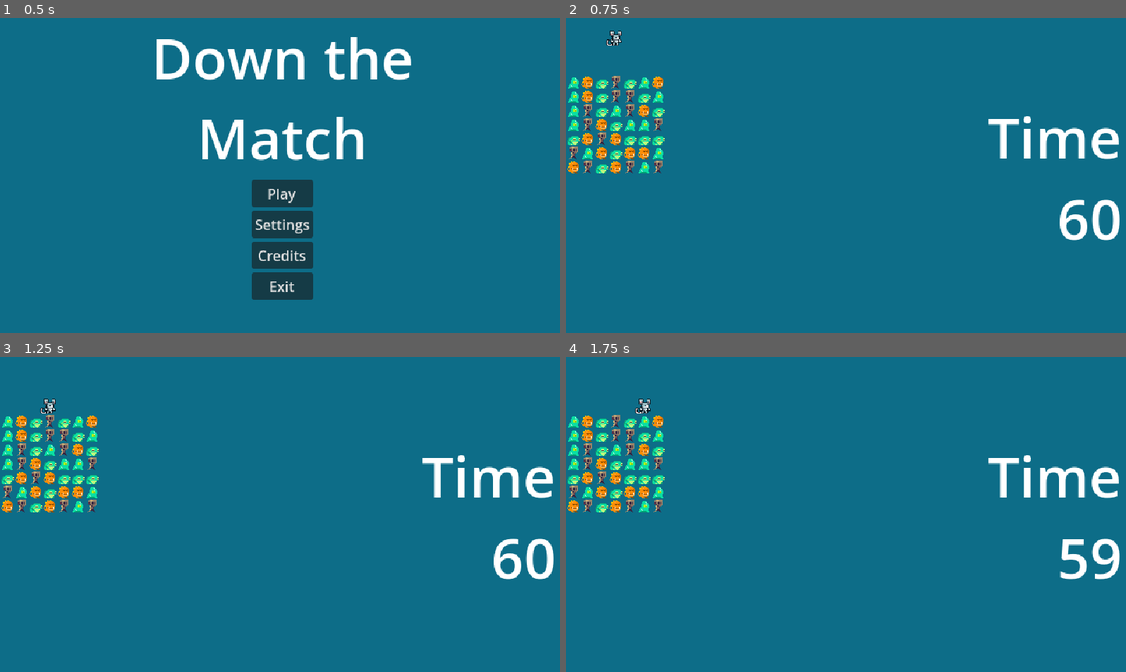
Above: before the commit, frames 1-4 (two rows, left to right).
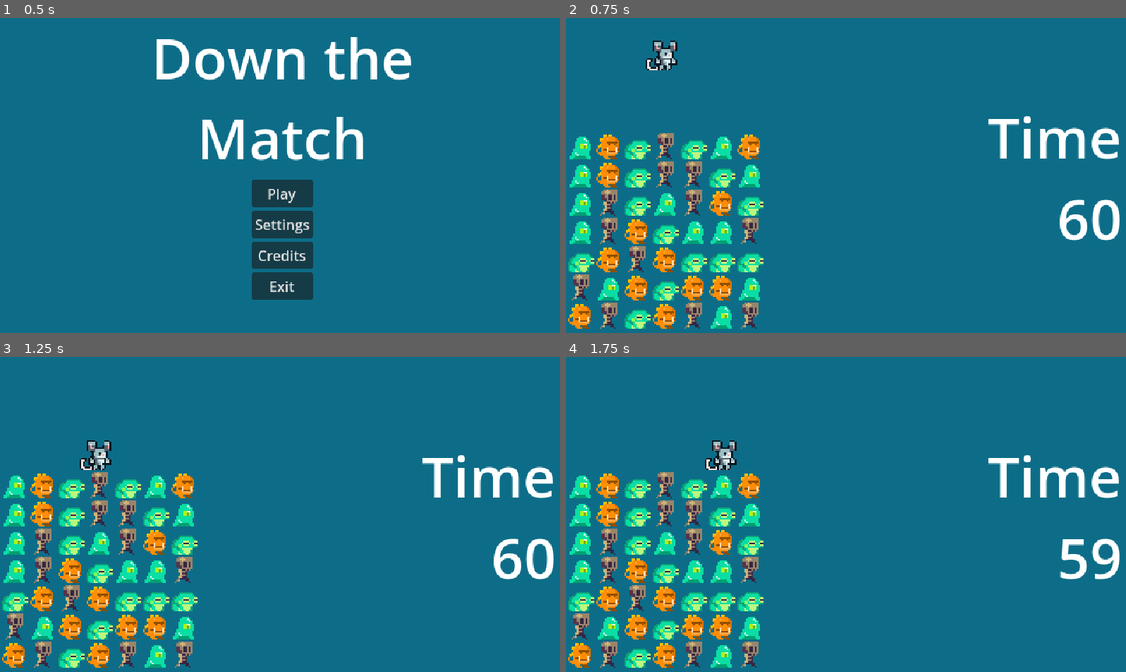
Above: after the commit, the same moments.

Repository: BoatsandJoes/doctor-ill
Game: Godot game, scene res://scenes/main.tscn
Two runs of this game, one before a commit and one after it. Both use one fixed random seed, a clock stepped at 60 frames per second and the inputs below. Sound files missing from this copy of the repository are replaced by a short silence.
Inputs:
- Up to frame 1 (0.5 s): no input
- Up to frame 2 (0.75 s): click "Play" at 0.5 s
- Up to frame 3 (1.25 s): no input
- Up to frame 4 (1.75 s): hold Right (right) from 1.28 s (still down); hold Keypad 7 (accept) from 1.28 s (still down)

Frame 1 is identical in both runs. In frame 2, 13% of the frame differs, in the area x 0-36%, y 4-99%; in frame 3, 12%; in frame 4, 13%, in the area x 0-36%, y 13-99%.

Commit message:
Scale up sprites.

Diff:
--- a/scenes/gameObjects/board.gd
+++ b/scenes/gameObjects/board.gd
@@ -11,7 +11,7 @@
 var players: Array[Player] = []
 var depth: int = -1
 var board: Array
-var tilePixels: int = 16
+var tilePixels: int = 32
 var paramsList: Array[Dictionary] = [
 	{&"width": 7, &"height": 7, &"buffer": 4, &"types": [Omni], &"colors": 4},
 	{&"width": 7, &"height": 7, &"buffer": 4, &"types": [Omni, Diag], &"colors": 3},
@@ -76,8 +76,6 @@
 		board[toIndex] = piece
 		piece.gridIndex = toIndex
 		updateVisualPosition(toIndex)
-	#print("From " + str(fromIndex) + " " + str(board[fromIndex]) + " to " + str(toIndex) + " "
-	#+ str(board[toIndex]))
 
 func fall(piece: Piece, pieceIndex: int, belowIndex: int, startingFallValue: float):
 	# Player never falls fast.
--- a/scenes/gameObjects/pieces/Air.tscn
+++ b/scenes/gameObjects/pieces/Air.tscn
@@ -6,3 +6,4 @@
 script = ExtResource("1_oaht3")
 
 [node name="Sprite2D" type="Sprite2D" parent="."]
+scale = Vector2(2, 2)
--- a/scenes/gameObjects/pieces/Diag.tscn
+++ b/scenes/gameObjects/pieces/Diag.tscn
@@ -6,5 +6,6 @@
 script = ExtResource("1_hektf")
 
 [node name="Sprite2D" type="Sprite2D" parent="."]
+scale = Vector2(2, 2)
 
 [node name="AnimationPlayer" type="AnimationPlayer" parent="."]
--- a/scenes/gameObjects/pieces/Omni.tscn
+++ b/scenes/gameObjects/pieces/Omni.tscn
@@ -7,6 +7,7 @@
 script = ExtResource("1_nqqi1")
 
 [node name="Sprite2D" type="Sprite2D" parent="."]
+scale = Vector2(2, 2)
 texture = ExtResource("2_he0yv")
 
 [node name="AnimationPlayer" type="AnimationPlayer" parent="."]
--- a/scenes/gameObjects/pieces/Trash.tscn
+++ b/scenes/gameObjects/pieces/Trash.tscn
@@ -6,3 +6,4 @@
 script = ExtResource("1_24dh2")
 
 [node name="Sprite2D" type="Sprite2D" parent="."]
+scale = Vector2(2, 2)
--- a/scenes/gameObjects/player.gd
+++ b/scenes/gameObjects/player.gd
@@ -27,9 +27,9 @@
 	if abs($Sprite2D.position.x) >= tileWidth / 2:
 		#clamp and flip to other side
 		if $Sprite2D.position.x > 0:
-			$Sprite2D.position.x = -tileWidth / 2
+			$Sprite2D.position.x = $Sprite2D.position.x - tileWidth
 		else:
-			$Sprite2D.position.x = tileWidth / 2
+			$Sprite2D.position.x = $Sprite2D.position.x + tileWidth
 		return true
 	return false
 
@@ -38,9 +38,9 @@
 	if abs($Sprite2D.position.y) >= tileWidth / 2:
 		#clamp and flip to other side
 		if $Sprite2D.position.y > 0:
-			$Sprite2D.position.y = -tileWidth / 2
+			$Sprite2D.position.y = $Sprite2D.position.y - tileWidth
 		else:
-			$Sprite2D.position.y = tileWidth / 2
+			$Sprite2D.position.y = $Sprite2D.position.y + tileWidth
 		return true
 	return false
 
@@ -50,9 +50,9 @@
 		if abs($Sprite2D.position.y) >= tileWidth / 2:
 			#clamp and flip to other side
 			if $Sprite2D.position.y > 0:
-				$Sprite2D.position.y = -tileWidth / 2
+				$Sprite2D.position.y = $Sprite2D.position.y - tileWidth
 			else:
-				$Sprite2D.position.y = tileWidth / 2
+				$Sprite2D.position.y = $Sprite2D.position.y + tileWidth
 			return true
 	else:
 		$Sprite2D.position.y = 0
--- a/scenes/gameObjects/player.tscn
+++ b/scenes/gameObjects/player.tscn
@@ -7,6 +7,7 @@
 script = ExtResource("1_vihax")
 
 [node name="Sprite2D" type="Sprite2D" parent="."]
+scale = Vector2(2, 2)
 texture = ExtResource("2_xdgp7")
 hframes = 4
 vframes = 9
